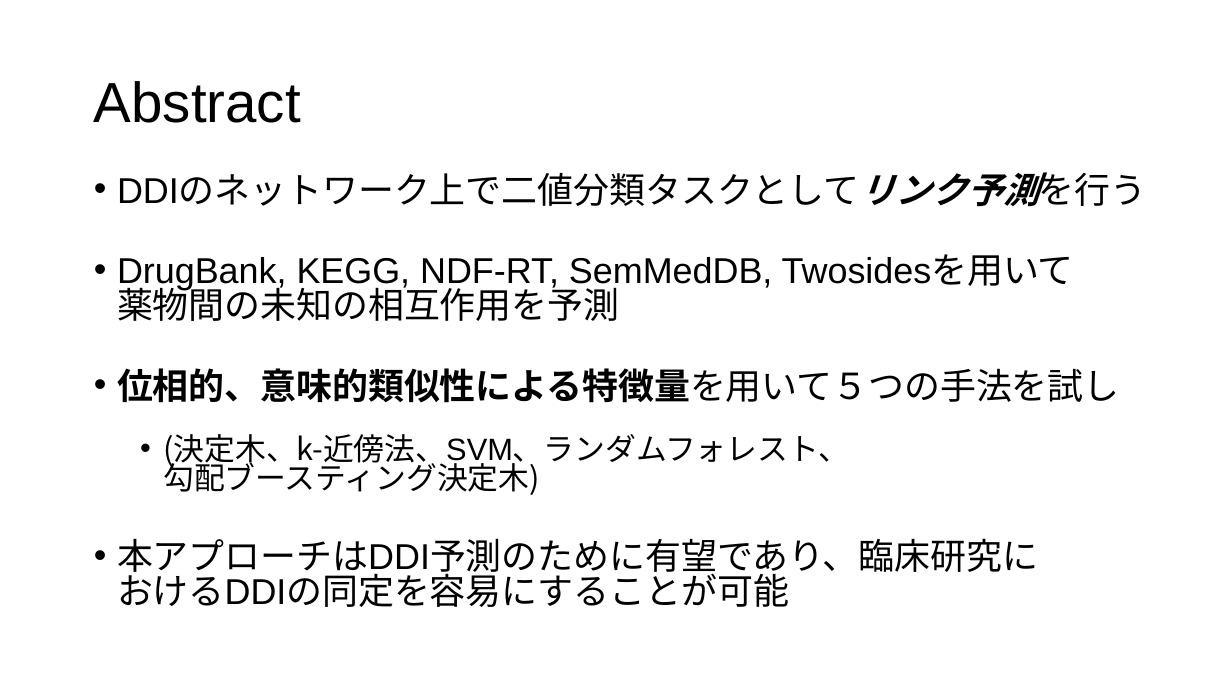
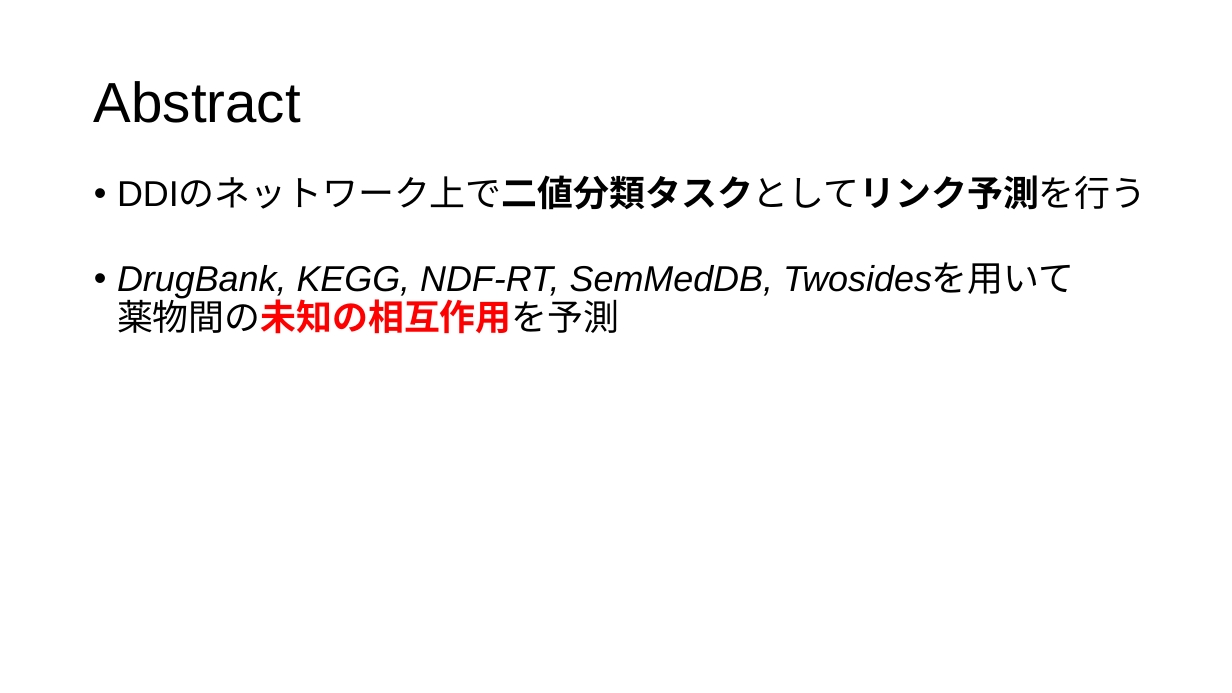
Before and after one commit to tsutarou10/variousFile, a slide deck: slide 3 of Predicting potential drug-drug interactions on topological and semantic similarity features using statistical learning.pptx. Drawn at 1232x693 pixels with LibreOffice and Linux fonts; fonts in the diff are those of the drawing. Boxes give left, top, right and bottom in pixels: in the first picture for what was removed or moved away, otherwise in the second. Text is boxed around its words. In the diff, an @@ line names an element or a change of style, - is before the commit and + after.

```diff
--- a/Predicting potential drug-drug interactions on topological and semantic similarity features using statistical learning.pptx
+++ b/Predicting potential drug-drug interactions on topological and semantic similarity features using statistical learning.pptx
@@ text "DDIのネットワーク上で二値分類タスクとしてリンク予測を行う" at <box>117,178,1147,334</box>: bold on in "DDIのネットワーク上で二値分類タスクとしてリンク予測を行う", "薬物間の未知の相互作用を予測"; italic off in "DDIのネットワーク上で二値分類タスクとしてリンク予測を行う"; text colour #000000 to #FF0000 in "薬物間の未知の相互作用を予測"; italic on in "DrugBank, KEGG, NDF-RT, SemMedDB, Twosidesを用いて"; line spacing 0.8 to 0.9 @@
@@ text at <box>117,368,1120,607</box>: paragraphs removed @@
-• 位相的、意味的類似性による特徴量を用いて５つの手法を試し
-  • (決定木、k-近傍法、SVM、ランダムフォレスト、
-    勾配ブースティング決定木)
-• 本アプローチはDDI予測のために有望であり、臨床研究に
-  おけるDDIの同定を容易にすることが可能
```
Also in this commit, not shown: 11 other slides changed, 5 slides added, 3 other files.
